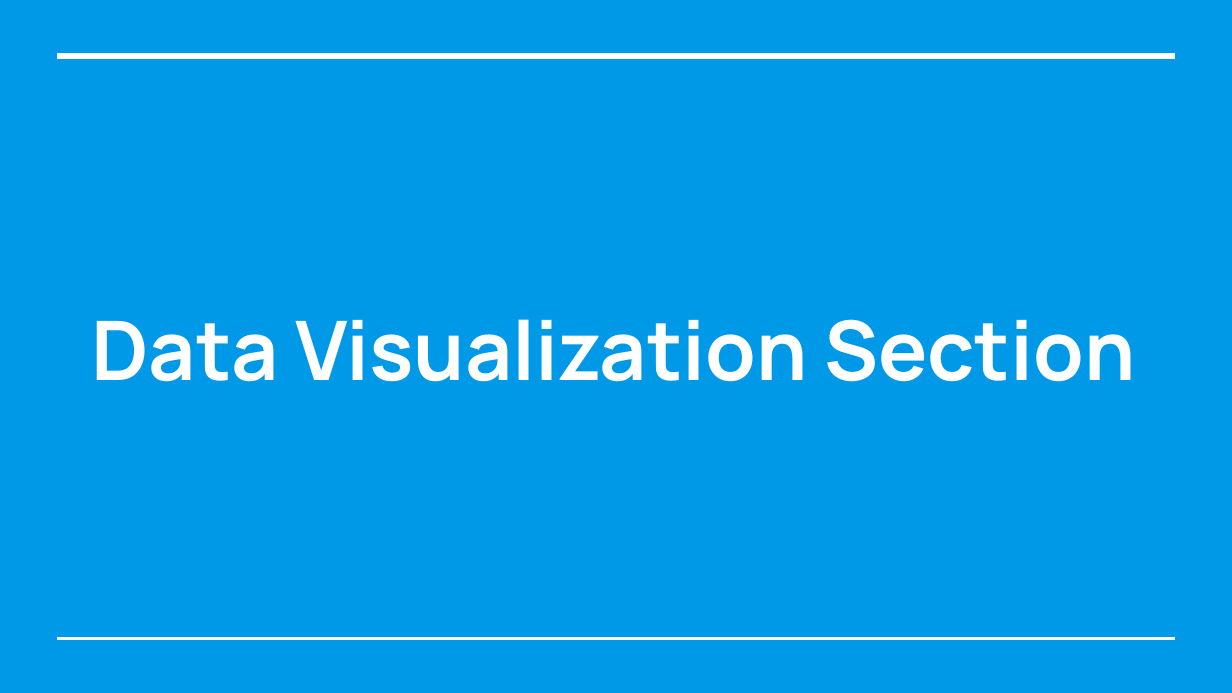
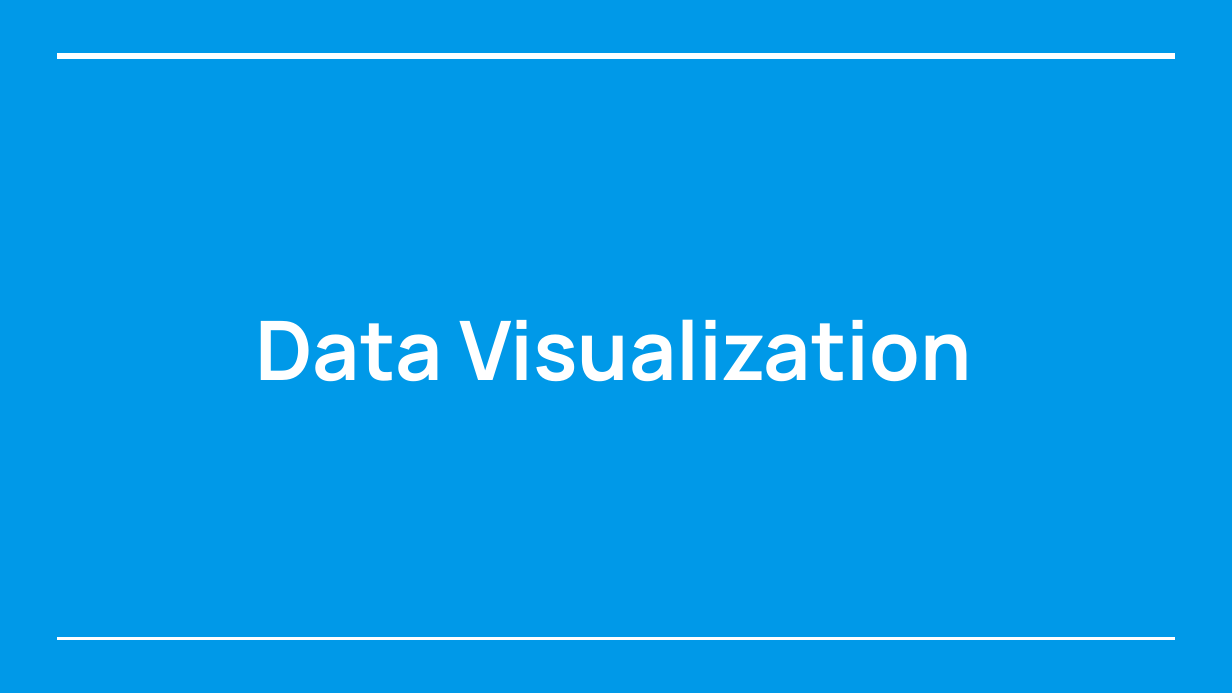
Before and after one commit to ssheggrud/Mod_20_Project, a slide deck: slide 7 of Presentation/Group5Presentation.pptx (slide 5 before the commit). Drawn at 1232x693 pixels with LibreOffice and Linux fonts; fonts in the diff are those of the drawing. Boxes give left, top, right and bottom in pixels: in the first picture for what was removed or moved away, otherwise in the second. Text is boxed around its words. In the diff, an @@ line names an element or a change of style, - is before the commit and + after.

Commit message:
Presentation update

```diff
--- a/Presentation/Group5Presentation.pptx
+++ b/Presentation/Group5Presentation.pptx
@@ title at (255, 319, 971, 382): text changed @@
-Data Visualization Section
+Data Visualization
```
Also in this commit, not shown: 1 other slide changed, 3 slides added, 1 slide removed.
